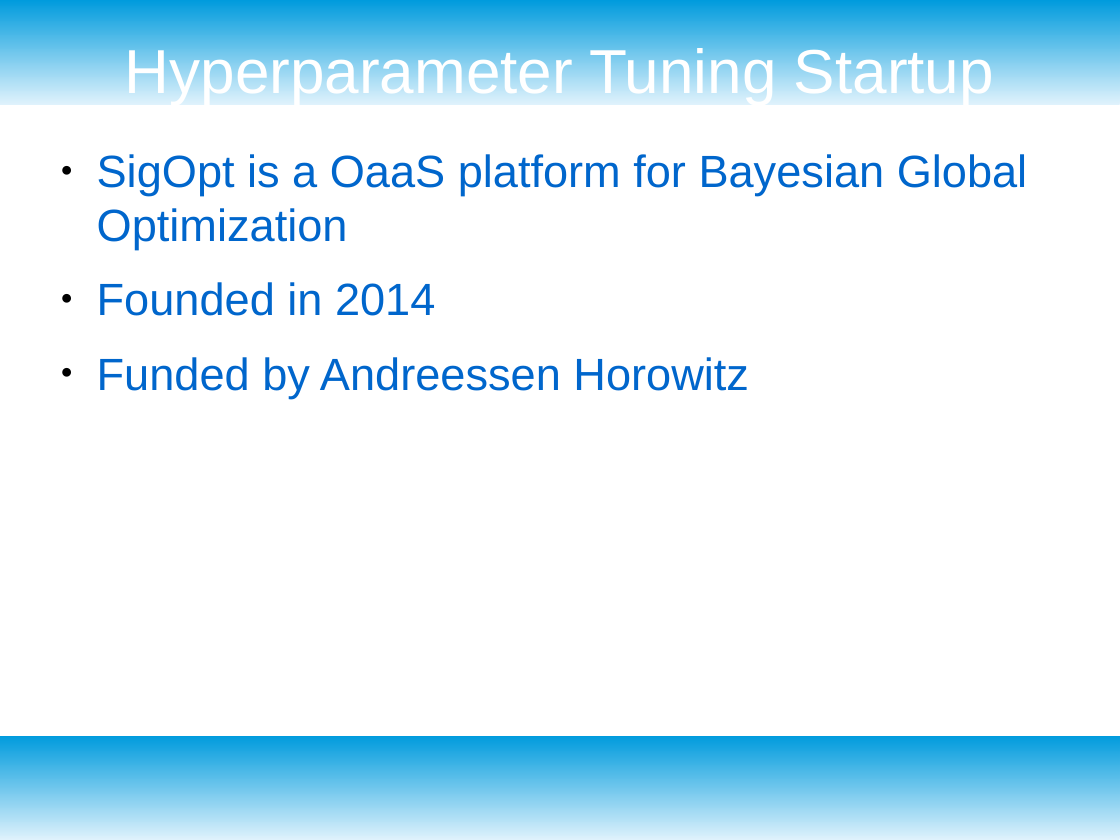
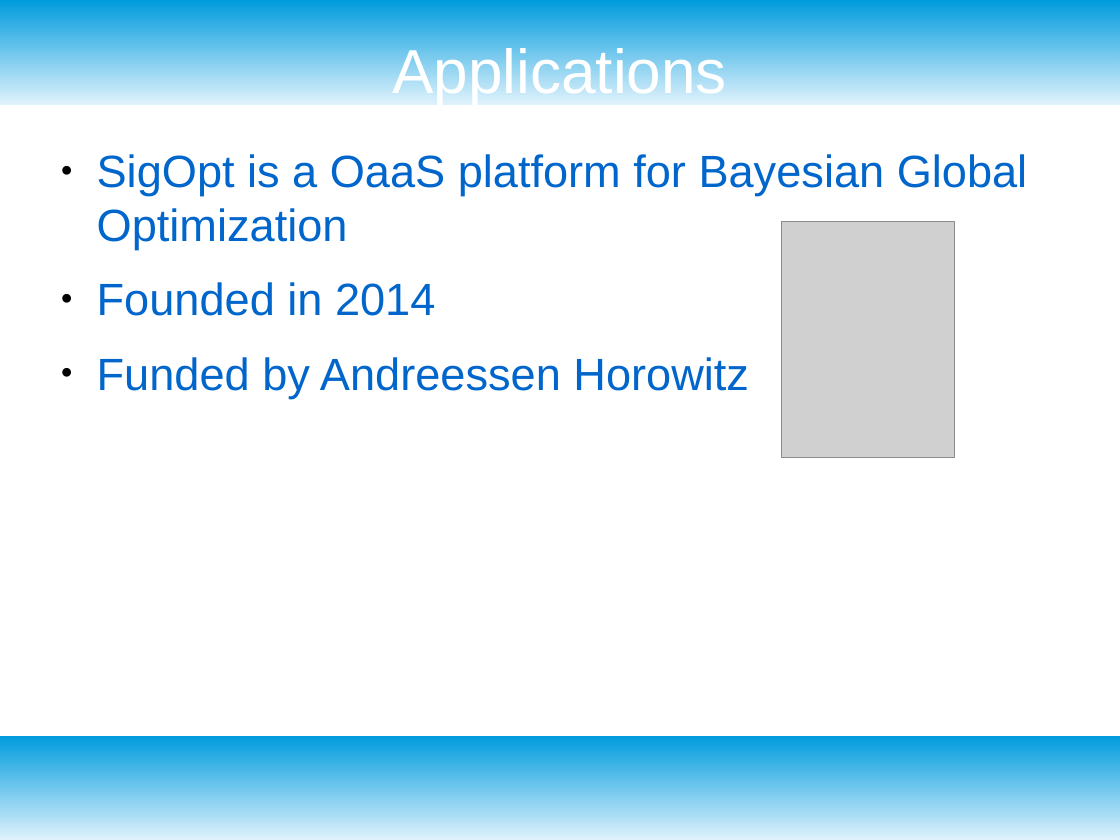
Before and after one commit to dataronio/ThinkfulCapstone, a slide deck: slide 23 of CapstoneDeck.odp (slide 19 before the commit). Drawn at 1120x840 pixels with LibreOffice and Linux fonts; fonts in the diff are those of the drawing; grey boxes stand for pictures. Boxes give left, top, right and bottom in pixels: in the first picture for what was removed or moved away, otherwise in the second. Text is boxed around its words. In the diff, an @@ line names an element or a change of style, - is before the commit and + after.

Commit message:
gp update

```diff
--- a/CapstoneDeck.odp
+++ b/CapstoneDeck.odp
@@ title at (392,44,727,105): text changed @@
-Hyperparameter Tuning Startup
+Applications
@@ picture added at (782,222,955,457) @@
```
Also in this commit, not shown: 2 other slides changed, 5 slides added, 1 slide removed.
